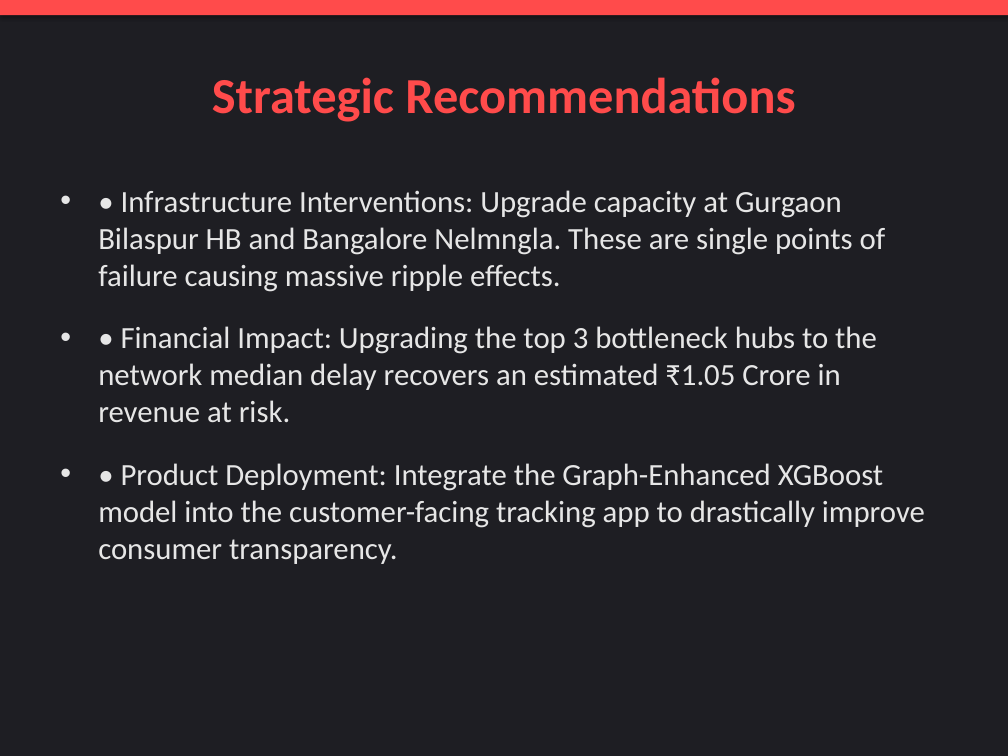
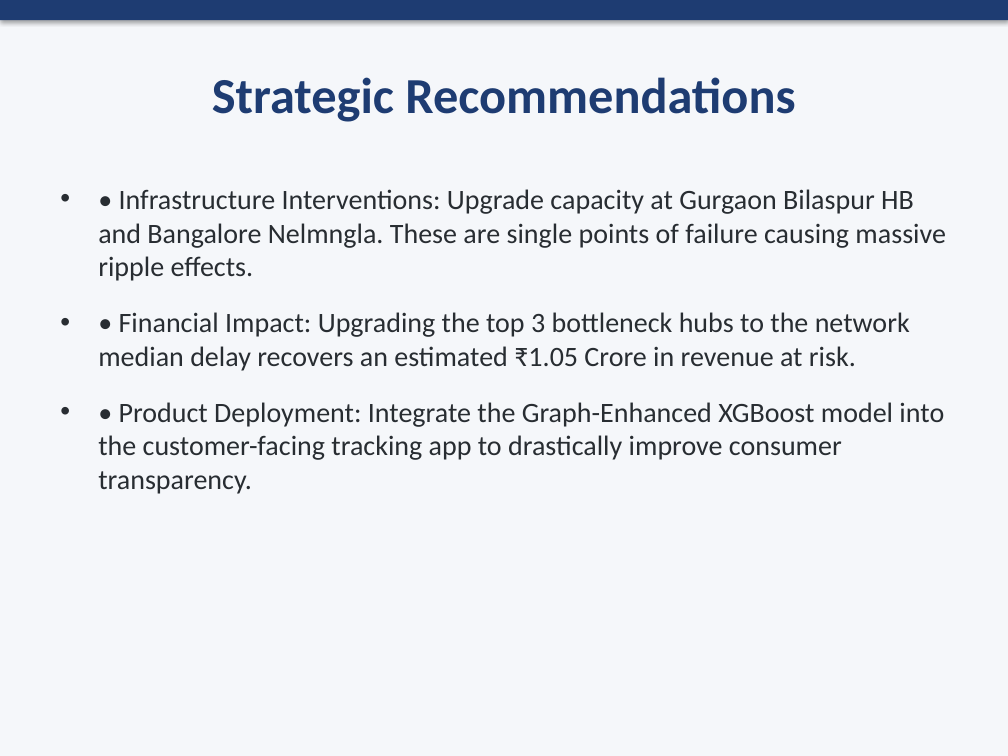
Before and after one commit to Shikhyy/Delhivery-Graph-Intelligence-System, a slide deck: slide 8 of Pitch_Deck.pptx. Drawn at 1008x756 pixels with LibreOffice and Linux fonts; fonts in the diff are those of the drawing. Boxes give left, top, right and bottom in pixels: in the first picture for what was removed or moved away, otherwise in the second. Text is boxed around its words. In the diff, an @@ line names an element or a change of style, - is before the commit and + after.

Commit message:
Enhance PPTX with minimalist corporate design and AI-generated vector doodles

```diff
--- a/Pitch_Deck.pptx
+++ b/Pitch_Deck.pptx
@@ background #1E1E23 to #F5F7FA @@
@@ rectangle: place and size @@
-rectangle at [0,0,1008,15]
+rectangle at [0,0,1008,20]
@@ rectangle at [0,0,1008,20]: fill #FF4B4B to #1E3C72 @@
@@ title "Strategic Recommendations" at [212,77,795,122]: text colour #FF4B4B to #1E3C72 @@
@@ text "• Infrastructure Interventions: Upgrade capacity ..." at [98,189,946,494]: size 22 to 20 pt, text colour #E6E6E6 to #282D32; less space between paragraphs @@
```
Also in this commit, not shown: 8 other slides changed, 4 other files.
